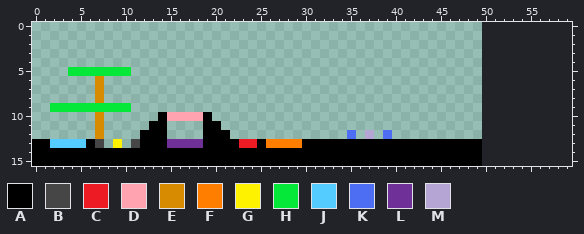
A pixel-art sprite gets an edit: fisicaPlatformer/map.png. The first picture shows the starting point.
The file is 50x16 pixels. The old version is drawn lined up with the new one, on the new canvas.
Palette (. is transparent): A #000000  B #464646  C #ed1c24  D #ffa3b1  E #d68b00  F #ff7e00  G #fff200  H #05e83a  J #54ccff  K #4d6df3  L #6f3198  M #b5a5d5
Pixels before, first column x 0:
 5 ....HHHHHHH.......................................
 6 .......E..........................................
 7 .......E..........................................
 8 .......E..........................................
 9 ..HHHHHHHHH.......................................
10 .......E......ADDDDA..............................
11 .......E.....AA....AA.............................
12 .......E....AAA....AAA.............K.M.K..........
13 AAJJJJAB.G.BAAALLLLAAAACCAFFFFAAAAAAAAAAAAAAAAAAAA
14 AAAAAAAAAAAAAAAAAAAAAAAAAAAAAAAAAAAAAAAAAAAAAAAAAA
15 AAAAAAAAAAAAAAAAAAAAAAAAAAAAAAAAAAAAAAAAAAAAAAAAAA
Now the later version:
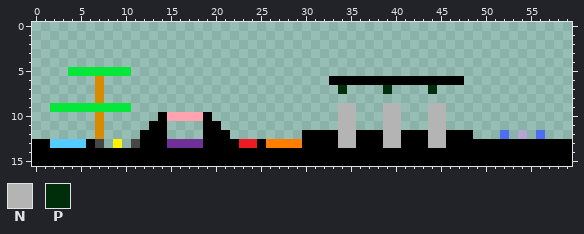
Colours new in this view: N #b4b4b4  P #002e0b
Changes in this commit:
canvas 50x16 -> 60x16
y 6: x 33..47 ............... -> AAAAAAAAAAAAAAA
y 7: x 34 . -> P; x 39 . -> P; x 44 . -> P
y 9..11: x 34..35 .. -> NN; x 39..40 .. -> NN; x 44..45 .. -> NN
y 12: x 30..48 .....K.M.K......... -> AAAANNAAANNAAANNAAA; x 52 . -> K; x 54 . -> M; x 56 . -> K
y 13: x 34..35 AA -> NN; x 39..40 AA -> NN; x 44..45 AA -> NN; x 50..59 .......... -> AAAAAAAAAA
y 14..15: x 50..59 .......... -> AAAAAAAAAA
